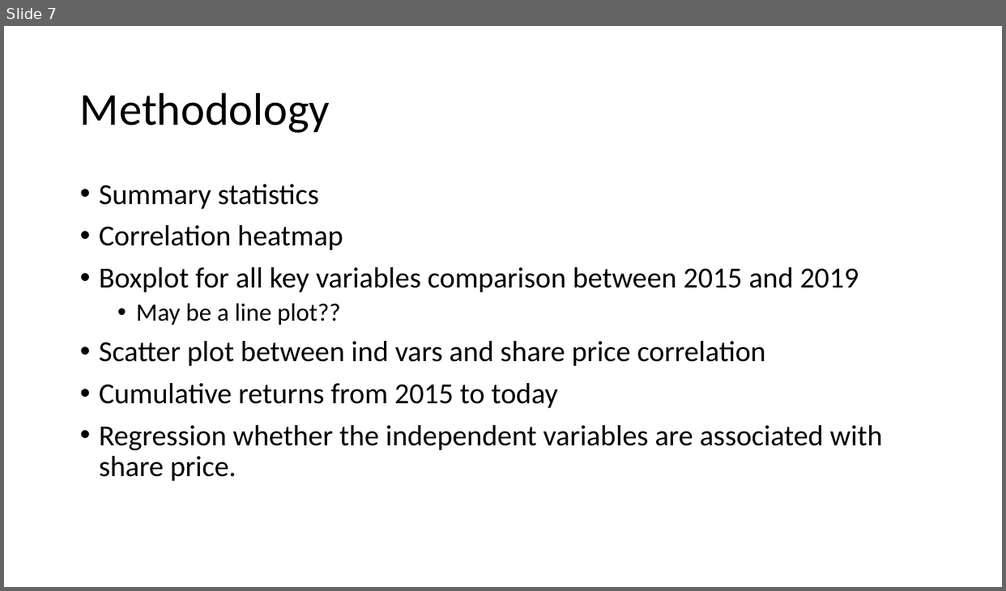
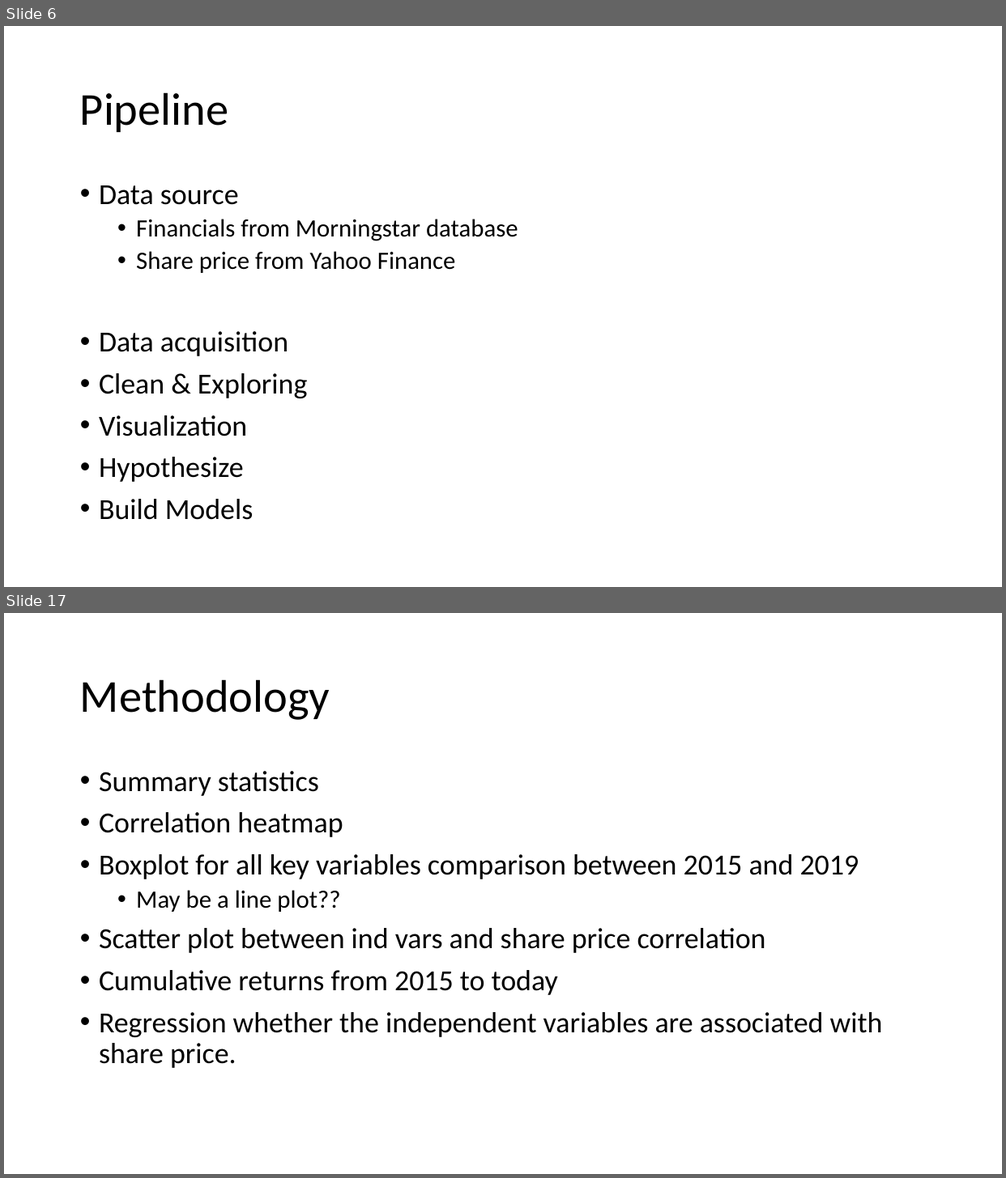
Before and after one commit to gentley99/IOD_2020_JIN, a slide deck: Assignment/Financial/Presentation1.pptx. Shown one above the other, each under a label of ours: slide 7 before the commit, slides 6 and 17 after it; the slides between them are not shown. The pictures are 1006x591 and 1006x1178 pixels, drawn with LibreOffice and Linux fonts; fonts in the diff are those of the drawing. Boxes give left, top, right and bottom in pixels: in the first picture for what was removed or moved away, otherwise in the second. Text is boxed around its words. In the diff, an @@ line names an element or a change of style, - is before the commit and + after.

```diff
--- a/Assignment/Financial/Presentation1.pptx
+++ b/Assignment/Financial/Presentation1.pptx
@@ slide 6 added at [4, 26, 1002, 587], background #FFFFFF @@
@@ title added at [80, 92, 228, 132], 44 pt, text #000000 @@
+Pipeline
@@ text added at [99, 186, 518, 520], 28 pt, text #000000 @@
+• Data source
+  • Financials from Morningstar database
+  • Share price from Yahoo Finance
+• Data acquisition
+• Clean & Exploring
+• Visualization
+• Hypothesize
+• Build Models
@@ what was slide 7 is now slide 17 @@
```
Also in this commit, not shown: 8 slides changed, 14 other slides added, 5 slides removed, 17 other files.
